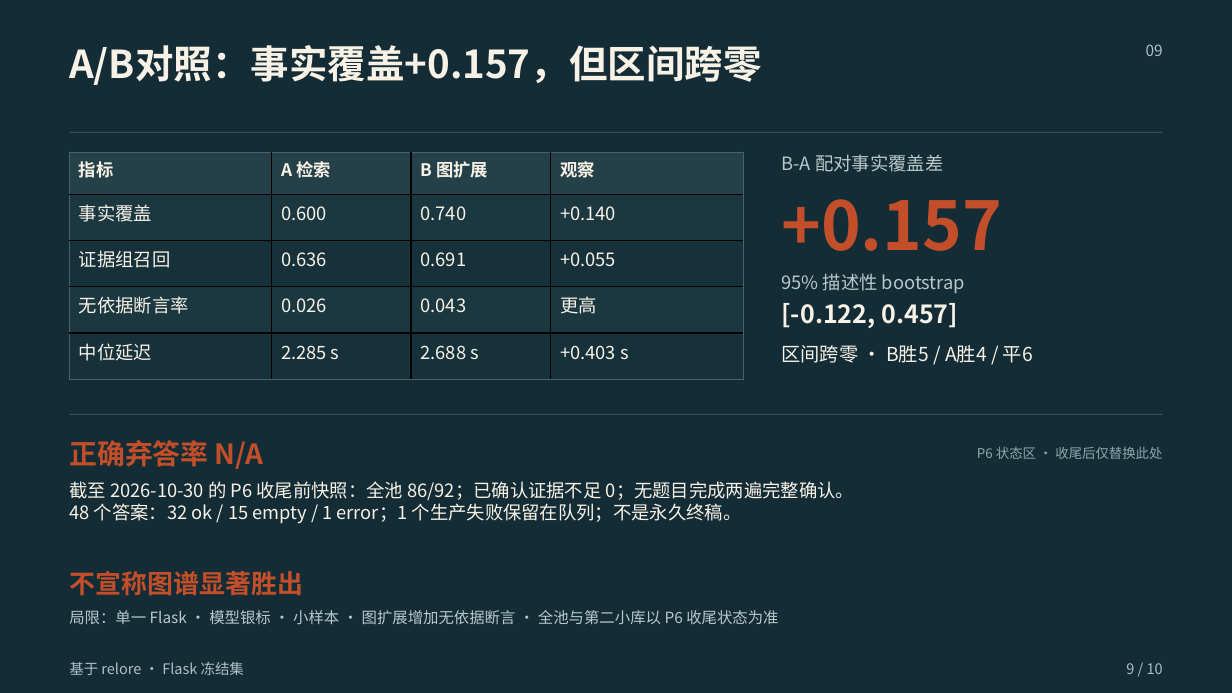
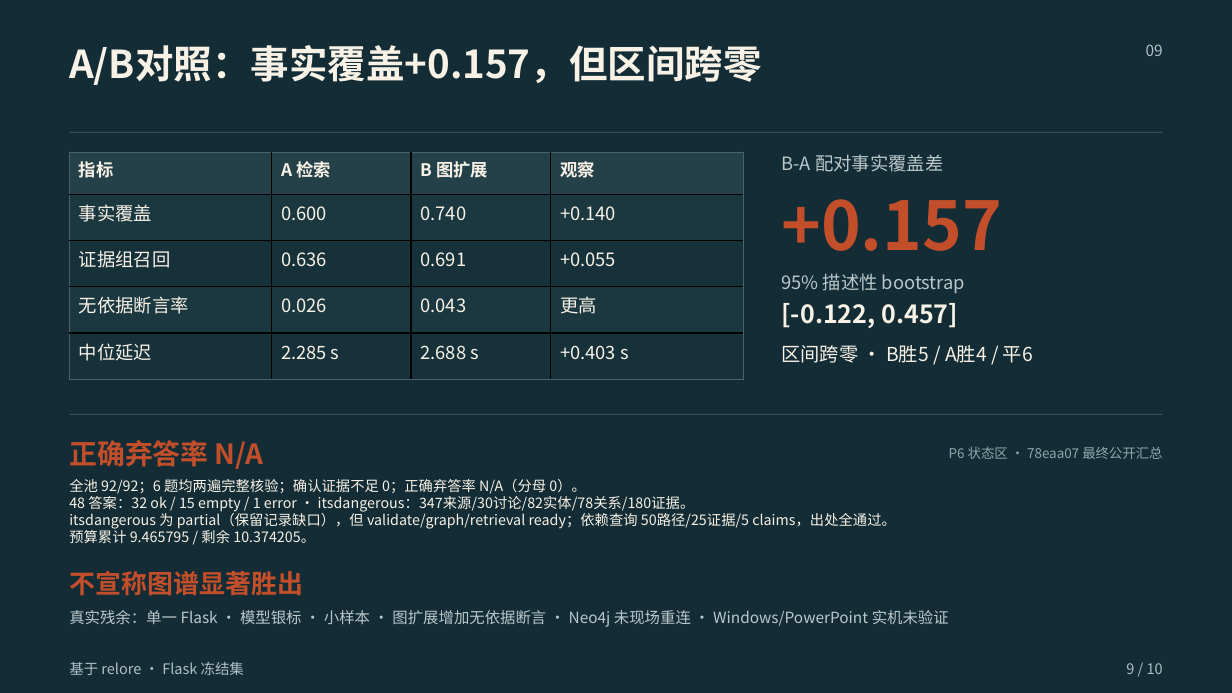
Before and after one commit to Charlie-Yong/relore-kg-archaeologist, a slide deck: slide 9 of demo/final/期末汇报_20261030最终版.pptx. Drawn at 1232x693 pixels with LibreOffice and Linux fonts; fonts in the diff are those of the drawing. Boxes give left, top, right and bottom in pixels: in the first picture for what was removed or moved away, otherwise in the second. Text is boxed around its words. In the diff, an @@ line names an element or a change of style, - is before the commit and + after.

```diff
--- a/demo/final/期末汇报_20261030最终版.pptx
+++ b/demo/final/期末汇报_20261030最终版.pptx
@@ text at (x1=949, y1=447, x2=1162, y2=459): text changed @@
-P6 状态区 · 收尾后仅替换此处
+P6 状态区 · 78eaa07 最终公开汇总
@@ text at (x1=69, y1=479, x2=896, y2=543): text changed; size 14.2 to 11.1 pt @@
-截至 2026-10-30 的 P6 收尾前快照：全池 86/92；已确认证据不足 0；无题目完成两遍完整确认。
-48 个答案：32 ok / 15 empty / 1 error；1 个生产失败保留在队列；不是永久终稿。
+全池 92/92；6 题均两遍完整核验；确认证据不足 0；正确弃答率 N/A（分母 0）。
+48 答案：32 ok / 15 empty / 1 error · itsdangerous：347来源/30讨论/82实体/78关系/180证据。
+itsdangerous 为 partial（保留记录缺口），但 validate/graph/retrieval ready；依赖查询 50路径/25证据/5 claims，出处全通过。
+预算累计 9.465795 / 剩余 10.374205。
@@ text at (x1=69, y1=610, x2=949, y2=627): text changed @@
-局限：单一 Flask · 模型银标 · 小样本 · 图扩展增加无依据断言 · 全池与第二小库以 P6 收尾状态为准
+真实残余：单一 Flask · 模型银标 · 小样本 · 图扩展增加无依据断言 · Neo4j 未现场重连 · Windows/PowerPoint 实机未验证
```
Also in this commit, not shown: 1 other slide changed, 10 other files.
